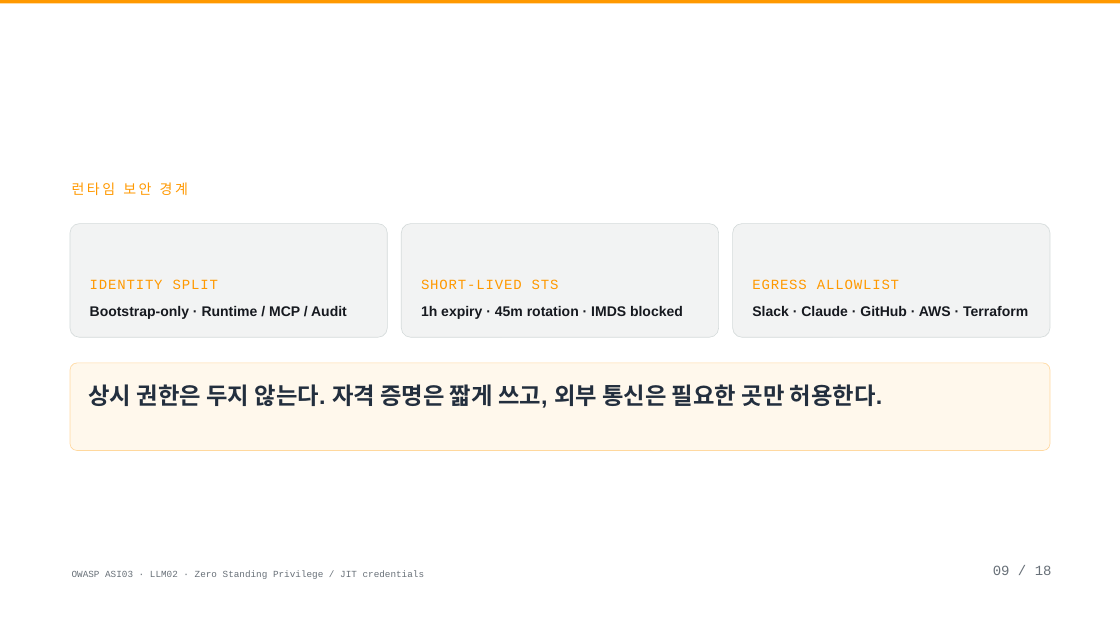
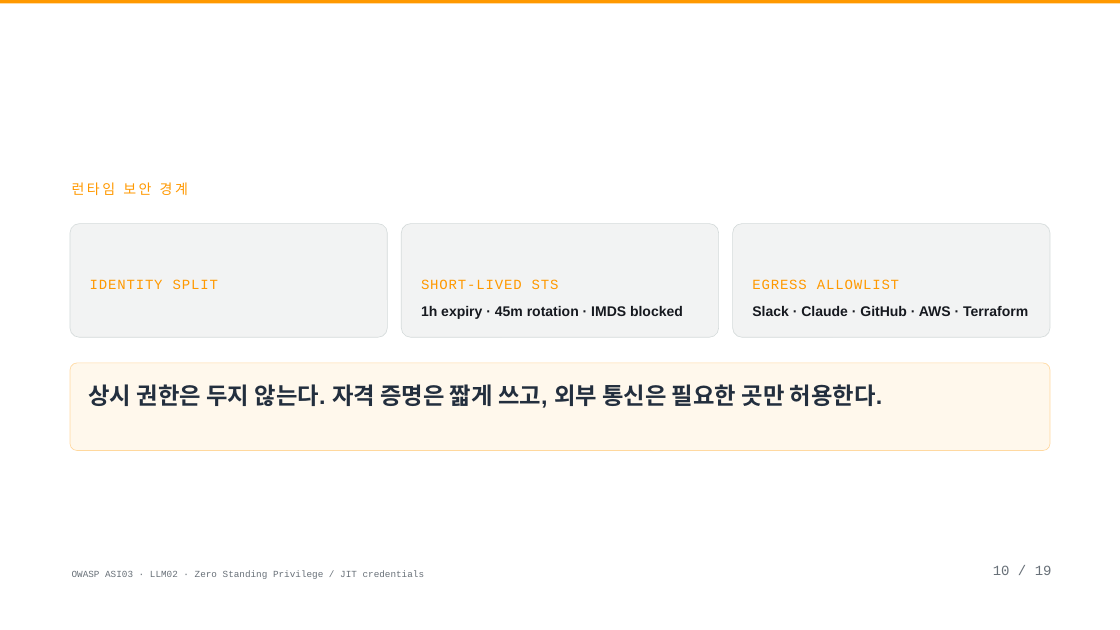
Before and after one commit to men16922/slackops-devops-agent, a slide deck: slide 10 of docs/presentation/SlackOps DevOps Agent.pptx (slide 9 before the commit). Drawn at 1120x630 pixels with LibreOffice and Linux fonts; fonts in the diff are those of the drawing; background and template pictures are left out. Boxes give left, top, right and bottom in pixels: in the first picture for what was removed or moved away, otherwise in the second. Text is boxed around its words. In the diff, an @@ line names an element or a change of style, - is before the commit and + after.

```diff
--- a/docs/presentation/SlackOps DevOps Agent.pptx
+++ b/docs/presentation/SlackOps DevOps Agent.pptx
@@ text removed at box(90, 306, 347, 319) @@
-Bootstrap-only · Runtime / MCP / Audit
@@ text at box(993, 565, 1052, 575): text changed @@
-09 / 18
+10 / 19
```
Also in this commit, not shown: 17 other slides changed, 1 slide added, 15 other files.
